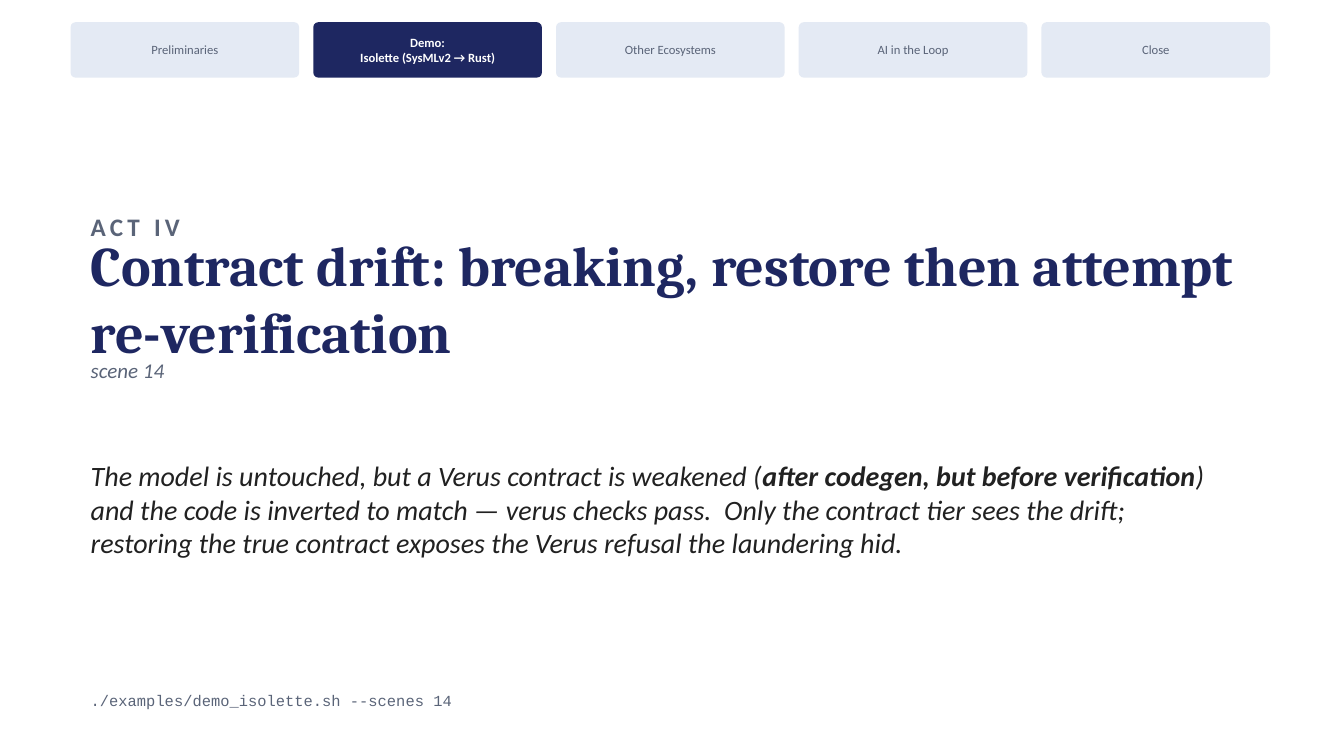
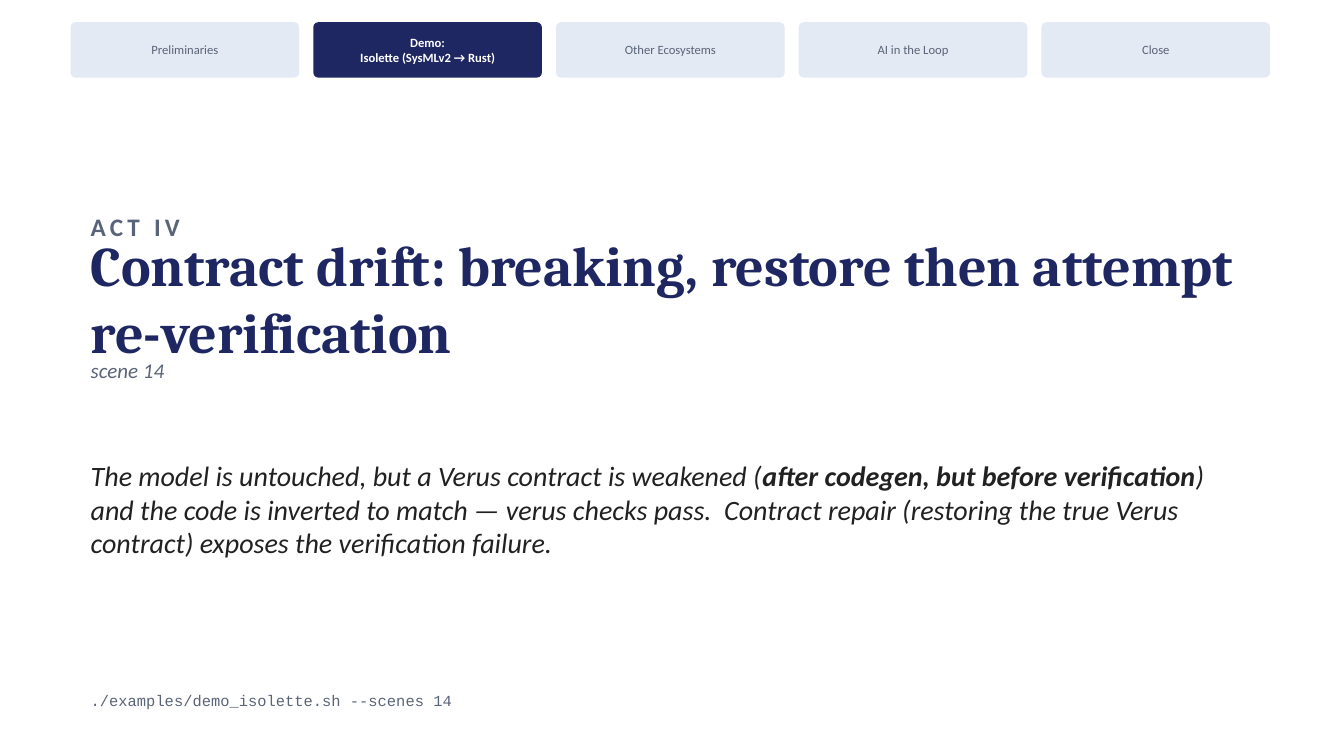
Before and after one commit to ku-sldg/pybb, a slide deck: slide 12 of docs/video_slides_draft.pptx. Drawn at 1344x756 pixels with LibreOffice and Linux fonts; fonts in the diff are those of the drawing. Boxes give left, top, right and bottom in pixels: in the first picture for what was removed or moved away, otherwise in the second. Text is boxed around its words. In the diff, an @@ line names an element or a change of style, - is before the commit and + after.

```diff
--- a/docs/video_slides_draft.pptx
+++ b/docs/video_slides_draft.pptx
@@ text at (91, 465, 1204, 558): text changed @@
-The model is untouched, but a Verus contract is weakened (after codegen, but before verification) and the code is inverted to match — verus checks pass. Only the contract tier sees the drift; restoring the true contract exposes the Verus refusal the laundering hid.
+The model is untouched, but a Verus contract is weakened (after codegen, but before verification) and the code is inverted to match — verus checks pass. Contract repair (restoring the true Verus contract) exposes the verification failure.
```
Also in this commit, not shown: 5 other slides changed, 3 other files.
